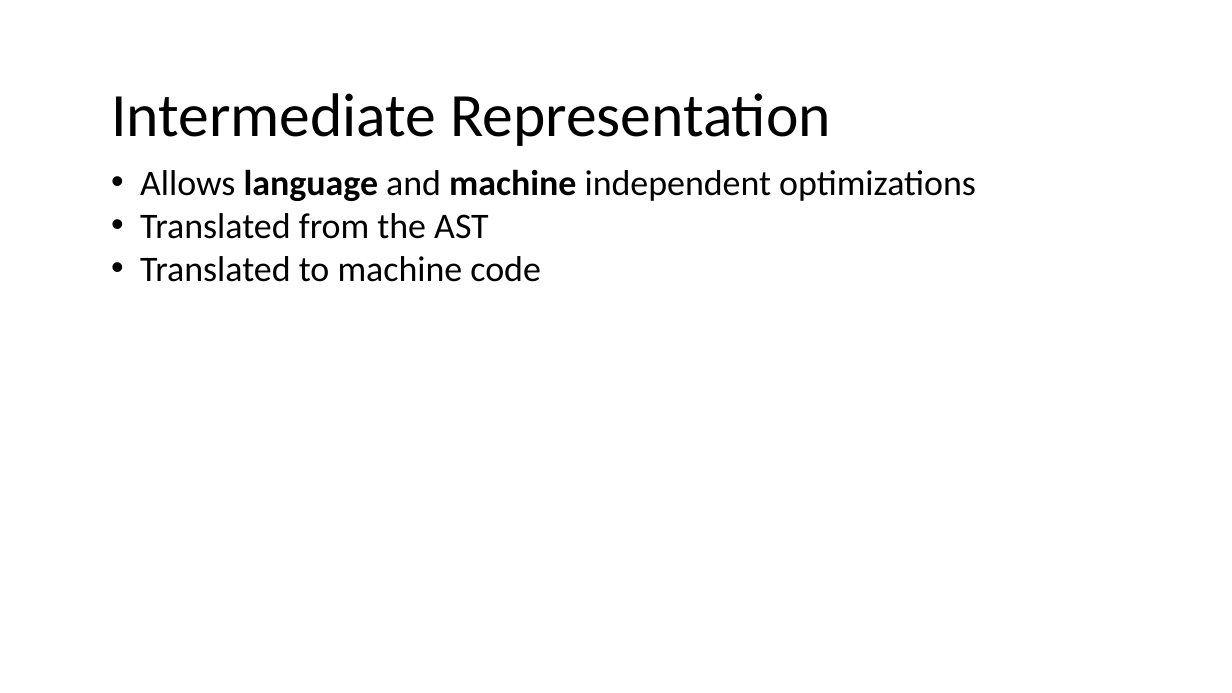
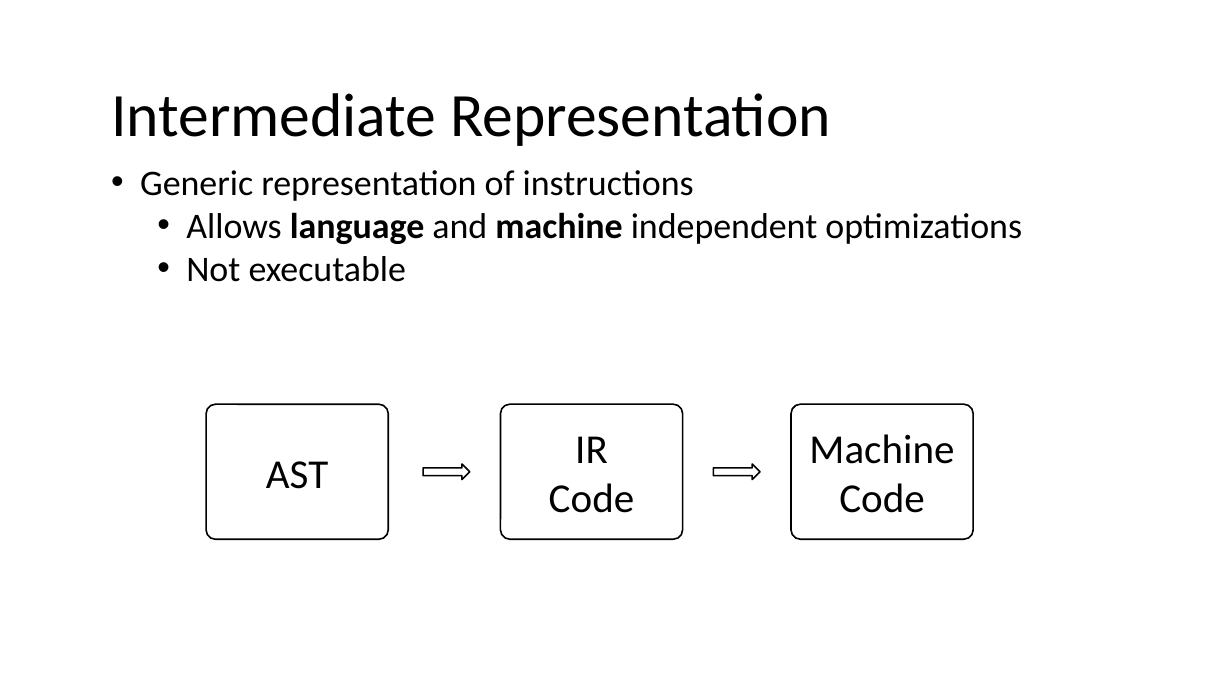
Before and after one commit to nivshani/compilation, a slide deck: slide 2 of slides/IR.pptx. Drawn at 1232x693 pixels with LibreOffice and Linux fonts; fonts in the diff are those of the drawing. Boxes give left, top, right and bottom in pixels: in the first picture for what was removed or moved away, otherwise in the second. Text is boxed around its words. In the diff, an @@ line names an element or a change of style, - is before the commit and + after.

```diff
--- a/slides/IR.pptx
+++ b/slides/IR.pptx
@@ text at (x1=140, y1=170, x2=694, y2=201): paragraph added @@
+• Generic representation of instructions
@@ text at (x1=186, y1=212, x2=1022, y2=244): list level 1 to 2 in "Allows language and machine independent ..." @@
@@ text at (x1=186, y1=256, x2=406, y2=282): text changed @@
-• Translated from the AST
-• Translated to machine code
+  • Not executable
@@ rounded rectangle added at (x1=206, y1=405, x2=388, y2=540), fill #FFFFFF, outline #000000 1.25 pt, 32 pt, text #000000 @@
+AST
@@ rounded rectangle added at (x1=501, y1=404, x2=683, y2=539), fill #FFFFFF, outline #000000 1.25 pt, 32 pt, text #000000 @@
+IR
+Code
@@ rounded rectangle added at (x1=791, y1=404, x2=973, y2=539), fill #FFFFFF, outline #000000 1.25 pt, 32 pt, text #000000 @@
+Machine
+Code
@@ right arrow added at (x1=423, y1=464, x2=470, y2=480), fill #FFFFFF, outline #000000 1.25 pt @@
@@ right arrow added at (x1=714, y1=464, x2=760, y2=480), fill #FFFFFF, outline #000000 1.25 pt @@
```
Also in this commit, not shown: 33 other slides changed, 16 slides added, 2 slides removed, 1 other file.
